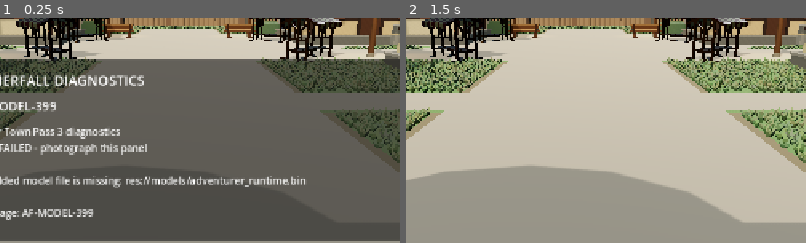
Above: before the commit, frames 1-2 (left to right).
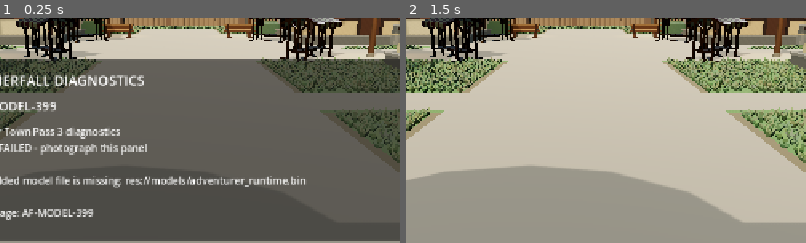
Above: after the commit, the same moments.

Repository: demetrecerrone-star/Aetherfall
Game: Godot game, scene res://starter_town.tscn
Same seed, same stepped clock (60 frames per second), same inputs: the game is played once before the commit and once after it.
Inputs:
- Up to frame 1 (0.25 s): no input
- Up to frame 2 (1.5 s): click "ERROR AF-MODEL-399" at 0.5 s; click "POSE: RELAX" at 1.25 s
The pictures show only the part of the screen within x 28-78%, y 21-71%; the shares and areas given below are measured in that part.

The runs differ from the first frame. In frame 1, 0.2% of the frame differs, in the area x 7-83%, y 3-14%; in frame 2, 0.2%.

Commit message:
fix(starter-town): bring market display shelf down to stall desk

Diff:
--- a/cleanroom/starter_town.gd
+++ b/cleanroom/starter_town.gd
@@ -959,6 +959,38 @@
     _sphere(rock, "Rock", 0.26 * scale_factor, Vector3(0, 0.18 * scale_factor, 0), Color("#686861"), 1.0)
     rock.scale = Vector3(1.25, 0.70, 0.95)
 
+# Correct the Quaternius market stand's elevated display platform to the
+# underlying timber desk. The original MarketStand_1.glb has 192 Wood vertices
+# on an elevated plank at Y=0.468838..0.500725. Its desk top is Y=0.255298.
+# Only the elevated shelf moves: canopy, legs, arches and posts are untouched.
+# A separate ArrayMesh prevents modifying the shared imported mesh resource.
+func _align_imported_stall_display_with_desk(imported_stand: Node3D) -> bool:
+    var wood := imported_stand.find_child("Wood", true, false) as MeshInstance3D
+    if wood == null or wood.mesh == null or wood.mesh.get_surface_count() != 1:
+        push_warning("Market stall shelf alignment: missing single-surface Wood mesh.")
+        return false
+    var source_mesh := wood.mesh
+    var arrays := source_mesh.surface_get_arrays(0)
+    var vertices: PackedVector3Array = arrays[Mesh.ARRAY_VERTEX]
+    var adjusted := 0
+    for index in range(vertices.size()):
+        var point := vertices[index]
+        if point.y > 0.42 and point.y < 0.54:
+            point.y -= 0.245427
+            vertices[index] = point
+            adjusted += 1
+    # Refuse to edit a differently authored mesh by mistake.
+    if adjusted != 192:
+        push_warning("Market stall shelf alignment: expected 192 vertices, found %d." % adjusted)
+        return false
+    arrays[Mesh.ARRAY_VERTEX] = vertices
+    var corrected := ArrayMesh.new()
+    corrected.add_surface_from_arrays(source_mesh.surface_get_primitive_type(0), arrays)
+    corrected.surface_set_material(0, source_mesh.surface_get_material(0))
+    wood.mesh = corrected
+    imported_stand.set_meta("merchandise_platform_desk_aligned", true)
+    return true
+
 func _add_market_stall(position: Vector3, awning: Color, yaw: float) -> void:
     var stall := Node3D.new()
     stall.position = position
@@ -986,7 +1018,10 @@
     # All vendors share the fully backed, striped awning version. The left
     # market stand was the approved reference in the 0.2Z phone screenshots.
     var stall_asset := "MarketStand_1"
-    SceneryReplacement.place(stall, stall_asset, Vector3(2.60, 2.65, 1.65), PackedStringArray(), 90.0)
+    if SceneryReplacement.place(stall, stall_asset, Vector3(2.60, 2.65, 1.65), PackedStringArray(), 90.0):
+        var imported_stand := stall.get_node_or_null("Quaternius_" + stall_asset) as Node3D
+        if imported_stand != null:
+            _align_imported_stall_display_with_desk(imported_stand)
     stall.set_meta("vendor_stall_style", "backed_awning")
     # The canopy is walk-under; solid collision belongs to the COUNTER and
     # four posts. Rotate the footprint with the model so visitors can loop
--- a/cleanroom/tests/scenery_asset_test.gd
+++ b/cleanroom/tests/scenery_asset_test.gd
@@ -29,5 +29,34 @@
             quit(1)
             return
         model.free()
+    # Regression: correct the real source mesh and verify the merchandise
+    # platform has no vertices left at its original raised shelf height.
+    var stand_scene := load("res://models/scenery/MarketStand_1.glb") as PackedScene
+    var stand := stand_scene.instantiate() as Node3D
+    var town_script := load("res://starter_town.gd") as GDScript
+    var town := town_script.new() as Node3D
+    var adjusted: bool = town._align_imported_stall_display_with_desk(stand)
+    var wood := stand.find_child("Wood", true, false) as MeshInstance3D
+    if not adjusted or wood == null:
+        push_error("AETHERFALL_SCENERY_FAIL: Unable to lower market display platform.")
+        stand.free()
+        town.free()
+        quit(1)
+        return
+    var vertices: PackedVector3Array = wood.mesh.surface_get_arrays(0)[Mesh.ARRAY_VERTEX]
+    var raised := 0
+    var desk_level := 0
+    for point in vertices:
+        if point.y > 0.42 and point.y < 0.54:
+            raised += 1
+        if point.y > 0.22 and point.y < 0.27:
+            desk_level += 1
+    stand.free()
+    town.free()
+    if raised != 0 or desk_level < 620:
+        push_error("AETHERFALL_SCENERY_FAIL: Market platform floats above desk (raised=%d desk=%d)" % [raised, desk_level])
+        quit(1)
+        return
+    print("AETHERFALL_MARKET_STALL_DESK_OK: elevated shelf lowered flush to desk")
     print("AETHERFALL_SCENERY_ASSETS_OK: 20 imported game-ready models")
     quit(0)
Not shown, changed: cleanroom/models/scenery/README.md
